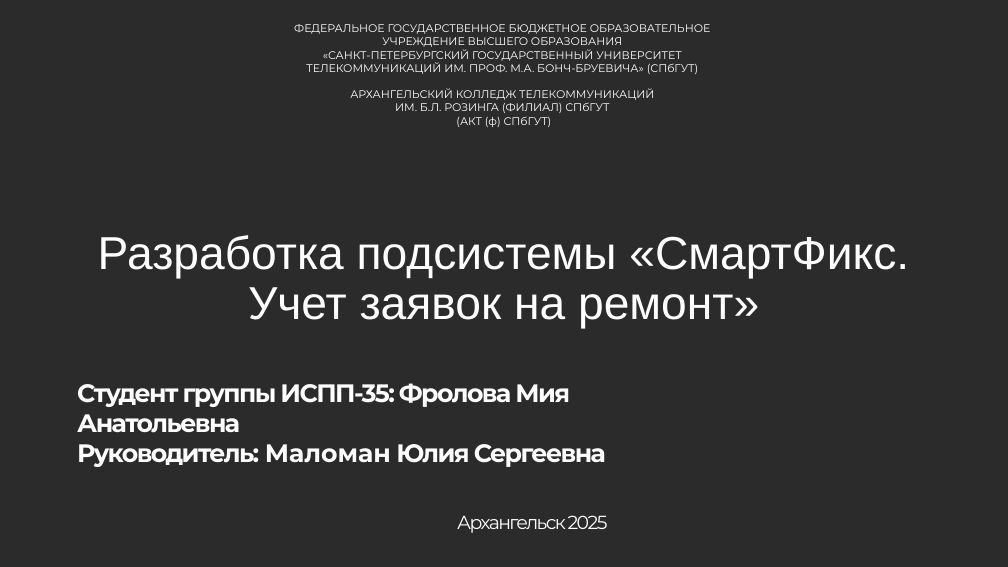
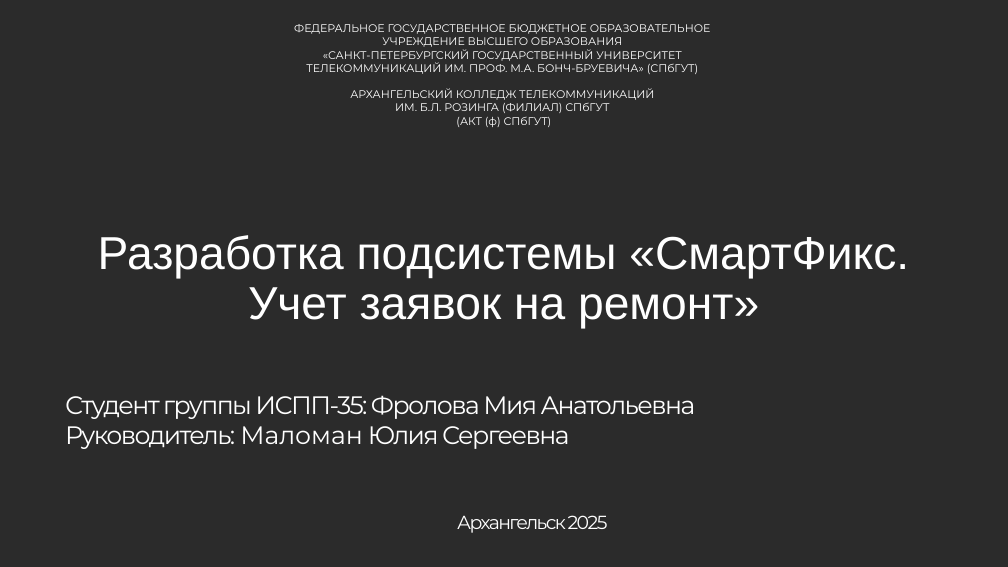
Before and after one commit to amadesya/CourseProject, a slide deck: slide 1 of Документация/Разработка подсистемы СмартФикс.pptx. Drawn at 1008x567 pixels with LibreOffice and Linux fonts; fonts in the diff are those of the drawing; background and template pictures are left out; a plain dark background stands for a picture behind light text. Boxes give left, top, right and bottom in pixels: in the first picture for what was removed or moved away, otherwise in the second. Text is boxed around its words. In the diff, an @@ line names an element or a change of style, - is before the commit and + after.

```diff
--- a/Документация/Разработка подсистемы СмартФикс.pptx
+++ b/Документация/Разработка подсистемы СмартФикс.pptx
@@ text "Студент группы ИСПП-35: Фролова Мия ...": place and size @@
-text "Студент группы ИСПП-35: Фролова Мия ..." at (77,383,606,467)
+text "Студент группы ИСПП-35: Фролова Мия ..." at (65,395,696,449)
@@ text "Студент группы ИСПП-35: Фролова Мия ..." at (65,395,696,449): bold off @@
```
Also in this commit, not shown: 6 other slides changed, 1 slide added, 1 slide removed.
